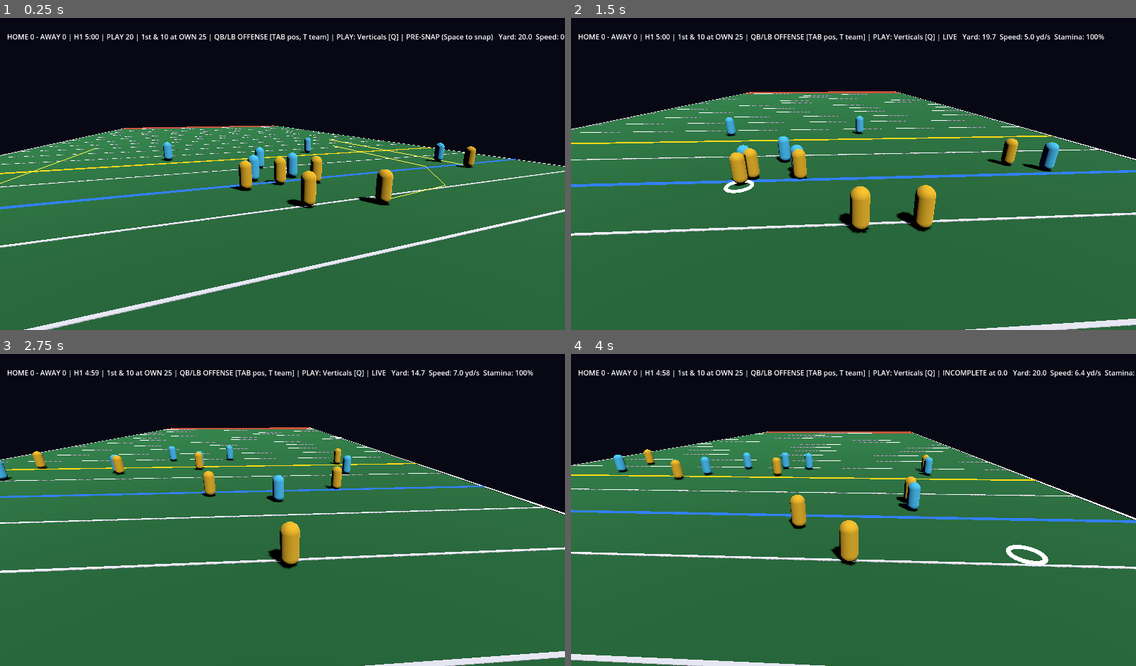
Above: before the commit, frames 1-4 (two rows, left to right).
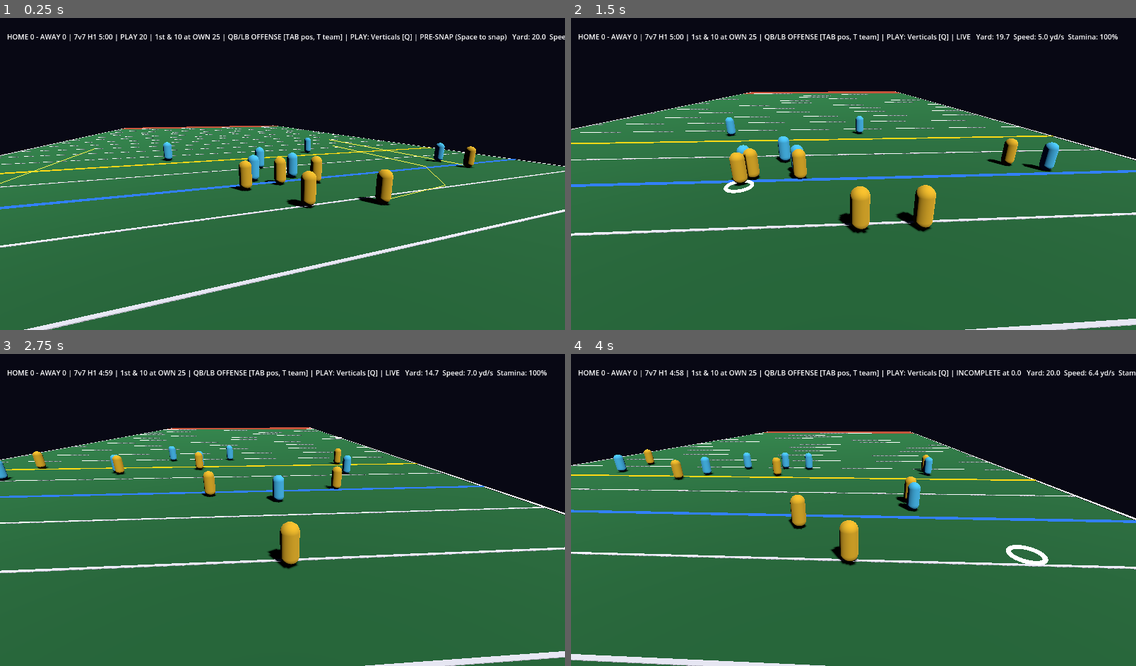
Above: after the commit, the same moments.

Repository: ZeratulAuditore/CraterBowl
Game: Godot game, scene res://scenes/main.tscn
The game is run twice, just before and just after one commit, with the same random seed, the same clock (stepped at 60 frames per second) and the same inputs.
Inputs (mouse positions are in pixels of both pictures, inside the frame that each line leads up to):
- Up to frame 1 (0.25 s): no input
- Up to frame 2 (1.5 s): tap Enter at 0.5 s; move the mouse to (977, 155) at 0.52 s; hold D 0.53-1.28 s; tap 1 at 0.6 s; click (977, 155) at 0.67 s; tap Space at 0.77, 1.07 s; tap 2 at 0.8, 1.35 s; move the mouse to (740, 186) at 1.27 s; hold S from 1.28 s (still down)
- Up to frame 3 (2.75 s): tap Space at 1.52, 1.82, 2.3 s; tap R at 1.55, 2.1 s; move the mouse to (339, 438) at 2.02 s; release S at 2.03 s; hold D from 2.03 s (still down)
- Up to frame 4 (4 s): move the mouse to (825, 572) at 2.77 s; release D at 2.78 s; hold W 2.78-3.53 s; tap Space at 2.85, 3.02, 3.32, 3.77 s; click (825, 572) at 2.92 s; tap 1 at 3.05, 3.6 s; move the mouse to (1023, 553) at 3.52 s; hold A from 3.53 s (still down); tap 2 at 3.8 s

The runs differ from the first frame. In frame 1, 1.1% of the frame differs, in the area x 13-100%, y 5-8%; in frame 2, 1.0%; in frame 3, 1.0%; in frame 4, 1.1%.

Commit message:
iter 016: A15 3v3/5v5/7v7 match sizes, scaled fields, goal-relative rules
Co-Authored-By: Claude Opus 5.5 <noreply@anthropic.com>

Diff:
--- a/src/game/main.gd
+++ b/src/game/main.gd
@@ -18,6 +18,7 @@
 const Roster := preload("res://src/sim/roster.gd")
 const LOCAL_PLAYER := 1      # the local human's player id (= host peer id online)
 const Routes := preload("res://src/sim/routes.gd")
+const MatchConfig := preload("res://src/sim/match_config.gd")
 const T := preload("res://src/sim/tuning.gd")
 const ARC_DOTS := 24
 
@@ -41,6 +42,9 @@
 var banner_t := 0.0
 var series: Match
 var roster := Roster.new()
+var match_size := 7
+var field_root: Node3D
+var athlete_root: Node3D
 var my_id := -1          # the human's athlete (QB on offense, LB on defense)
 var dead_t := 0.0
 var auto_next := true
@@ -63,15 +67,10 @@
 
 func _ready() -> void:
 	_build_environment()
-	_build_field()
-	_spawn_teams()
+	_build_ball_view()
 	_build_aim_visuals()
-	series = Match.new(world)
-	series.start(0, 25.0)
-	world.event.connect(_on_world_event)
+	configure(MatchConfig.normalize(_cli_args().get("size", 7)))
 	_setup_net()
-	los_marker = _marker(Color(0.2, 0.5, 1.0), "LOSMarker")
-	fd_marker = _marker(Color(1.0, 0.85, 0.1), "FirstDownMarker")
 	route_lines = MeshInstance3D.new()
 	route_lines.name = "RouteLines"
 	route_lines.mesh = route_mesh
@@ -94,17 +93,50 @@
 	layer.add_child(hud)
 	add_child(layer)
 
+## (Re)build the whole match for a size: field, roster, sim, views. Used at start,
+## and on clients when the host's size differs.
+func configure(size: int) -> void:
+	match_size = MatchConfig.normalize(size)
+	for r in [field_root, athlete_root]:
+		if r:
+			remove_child(r)
+			r.queue_free()
+	field_root = Node3D.new()
+	field_root.name = "FieldRoot"
+	add_child(field_root)
+	athlete_root = Node3D.new()
+	athlete_root.name = "AthleteRoot"
+	add_child(athlete_root)
+	world = World.new()
+	field = world.field
+	roster = Roster.new()
+	ai = AI.new()
+	predictor = Predictor.new()
+	interp = Interp.new()
+	views = []
+	_spawn_teams()
+	_build_field()
+	series = Match.new(world)
+	series.start(0)
+	world.event.connect(_on_world_event)
+	los_marker = _marker(Color(0.2, 0.5, 1.0), "LOSMarker")
+	fd_marker = _marker(Color(1.0, 0.85, 0.1), "FirstDownMarker")
+	for v in views:
+		v.sync()
+
 func _spawn_teams() -> void:
-	roster.build(world)
+	roster.build(world, match_size)
 	for a in world.athletes:
 		var v := PlayerNode.new()
 		v.name = "Athlete%d" % a.id
 		v.setup(a, TEAM_COLORS[a.team])
-		add_child(v)
+		athlete_root.add_child(v)
 		views.append(v)
 	my_id = roster.auto_assign(LOCAL_PLAYER)
 	controlled_id = my_id
 	player = views[controlled_id]
+
+func _build_ball_view() -> void:
 	ball_view = MeshInstance3D.new()
 	ball_view.name = "Ball"
 	var sm := SphereMesh.new()
@@ -220,6 +252,7 @@
 	if args.has("host"):
 		if args.has("playclock"):  # test/debug: shorten the first play clock
 			series.clock.play_clock = float(args["playclock"])
+		net.match_size = match_size
 		var err := net.host(port, func(peer): return roster.auto_assign(peer), func(peer): roster.release(peer))
 		print("NET host on %d: %s" % [port, error_string(err)])
 	else:
@@ -232,6 +265,8 @@
 
 ## Client: server (re)assigned our athlete (join, position change, team swap).
 func _on_assigned(aid: int) -> void:
+	if net.host_size != match_size:
+		configure(net.host_size)
 	my_id = aid
 	predictor = Predictor.new()
 	set_controlled(aid)
@@ -313,7 +348,7 @@
 	bm.material = m
 	mi.mesh = bm
 	mi.name = n
-	add_child(mi)
+	field_root.add_child(mi)
 	return mi
 
 func next_play() -> void:
@@ -451,7 +486,7 @@
 	banner_t = maxf(0.0, banner_t - delta)
 	if banner_t > 0.0:
 		phase_name = banner + "  " + phase_name
-	var clock_txt: String = series.clock.label()
+	var clock_txt: String = "%dv%d %s" % [match_size, match_size, series.clock.label()]
 	if world.phase == World.Phase.PRESNAP:
 		clock_txt += " | PLAY %d" % int(ceil(series.clock.play_clock))
 	if series.is_final():
@@ -487,7 +522,7 @@
 	mi.mesh = bm
 	mi.position = center
 	mi.name = n
-	add_child(mi)
+	field_root.add_child(mi)
 
 func _build_field() -> void:
 	var total := field.length + field.endzone_depth * 2.0
--- a/src/net/net_session.gd
+++ b/src/net/net_session.gd
@@ -23,6 +23,8 @@
 var inputs := {}               # server: athlete_id -> sanitized input
 var actions: Array = []        # server: [[peer_id, athlete_id, action], ...] pending
 var my_athlete := -1           # client
+var match_size := 7            # server: sent in welcome
+var host_size := 7             # client: host's match size from welcome
 var last_snapshot_tick := -1
 
 func _ready() -> void:
@@ -73,7 +75,7 @@
 	if peer_athlete.has(id):
 		inputs.erase(peer_athlete[id])
 	peer_athlete[id] = aid
-	_send(id, {"k": "welcome", "aid": aid}, true)
+	_send(id, {"k": "welcome", "aid": aid, "size": match_size}, true)
 
 func _on_peer_disconnected(id: int) -> void:
 	if peer_athlete.has(id):
@@ -131,6 +133,8 @@
 		"welcome":
 			if mode == Mode.CLIENT and from == 1:
 				my_athlete = int(msg.get("aid", -1))
+				var sz = msg.get("size", 7)
+				host_size = int(sz) if (sz is int and (sz == 3 or sz == 5 or sz == 7)) else 7
 				welcomed.emit(my_athlete)
 		"snap":
 			if mode == Mode.CLIENT and from == 1 and int(msg.get("t", -1)) > last_snapshot_tick:
--- a/src/sim/downs.gd
+++ b/src/sim/downs.gd
@@ -2,7 +2,9 @@
 ## Downs rules engine. Offense-frame yards: 0 = offense's own goal line,
 ## 100 = opponent goal line. Pure + deterministic.
 
-const GOAL := 100.0
+const GOAL := 100.0   # default; real goal is `goal` (field length)
+
+var goal := GOAL
 
 var offense_team := 0
 var down := 1
@@ -13,27 +15,27 @@
 	offense_team = team
 	down = 1
 	los = at
-	first_down_y = minf(at + 10.0, GOAL)
+	first_down_y = minf(at + 10.0, goal)
 
 func distance() -> float:
 	return first_down_y - los
 
 func is_goal_to_go() -> bool:
-	return first_down_y >= GOAL
+	return first_down_y >= goal
 
 ## result: {"type": "tackle"|"out_of_bounds"|"incomplete", "spot": float (offense frame)}
 ## Returns {"outcome": "first_down"|"next_down"|"turnover_on_downs", ...}
 func apply(result: Dictionary) -> Dictionary:
 	var spot := los
 	if result.get("type", "") != "incomplete":
-		spot = clampf(result.get("spot", los), 1.0, GOAL - 1.0)
+		spot = clampf(result.get("spot", los), 1.0, goal - 1.0)
 	if spot >= first_down_y:
 		reset(offense_team, spot)
 		return {"outcome": "first_down", "los": los}
 	down += 1
 	los = spot
 	if down > 4:
-		reset(1 - offense_team, GOAL - spot)
+		reset(1 - offense_team, goal - spot)
 		return {"outcome": "turnover_on_downs", "los": los, "offense": offense_team}
 	return {"outcome": "next_down", "los": los, "down": down}
 
@@ -43,5 +45,6 @@
 func label() -> String:
 	var dist := "Goal" if is_goal_to_go() else str(maxi(1, int(round(distance()))))
 	var yl := int(round(los))
-	var where := ("OWN %d" % yl) if yl <= 50 else ("OPP %d" % (100 - yl))
+	var g := int(round(goal))
+	var where := ("OWN %d" % yl) if yl <= g / 2 else ("OPP %d" % (g - yl))
 	return "%s & %s at %s" % [ordinal(down), dist, where]
--- a/src/sim/match.gd
+++ b/src/sim/match.gd
@@ -7,8 +7,8 @@
 
 const TD_POINTS := 6
 const SAFETY_POINTS := 2
-const TRY_LOS := {1: 97.0, 2: 90.0}   # 1 pt from the 3, 2 pts from the 10
-const KICKOFF_LOS := 25.0
+const TRY_DIST := {1: 3.0, 2: 10.0}   # 1 pt from the 3, 2 pts from the 10
+const KICKOFF_FRACTION := 0.25        # receive at 25% of the field (own 25 on 100 yd)
 
 enum State { SCRIMMAGE, TRY }
 
@@ -26,9 +26,22 @@
 
 func _init(w: World) -> void:
 	world = w
+	downs.goal = w.field.length
 	world.event.connect(_on_world_event)
 
-func start(offense: int = 0, los: float = 25.0) -> void:
+func goal() -> float:
+	return world.field.length
+
+func try_los(points: int) -> float:
+	return goal() - TRY_DIST[points]
+
+func kickoff_los() -> float:
+	return roundf(goal() * KICKOFF_FRACTION)
+
+func start(offense: int = 0, los: float = -1.0) -> void:
+	downs.goal = goal()
+	if los < 0.0:
+		los = kickoff_los()
 	state = State.SCRIMMAGE
 	opening_receiver = offense
 	clock.reset()
@@ -47,10 +60,10 @@
 
 ## During try presnap: choose 1 (from the 3) or 2 (from the 10).
 func choose_try(points: int) -> bool:
-	if state != State.TRY or world.phase != World.Phase.PRESNAP or not TRY_LOS.has(points):
+	if state != State.TRY or world.phase != World.Phase.PRESNAP or not TRY_DIST.has(points):
 		return false
 	try_points = points
-	downs.los = TRY_LOS[points]
+	downs.los = try_los(points)
 	world.setup_formation(downs.los)
 	return true
 
@@ -60,8 +73,8 @@
 
 func _kickoff(receiving: int) -> Dictionary:
 	state = State.SCRIMMAGE
-	downs.reset(receiving, KICKOFF_LOS)
-	return {"outcome": "kickoff", "los": KICKOFF_LOS, "offense": receiving}
+	downs.reset(receiving, kickoff_los())
+	return {"outcome": "kickoff", "los": downs.los, "offense": receiving}
 
 ## Advance clocks; auto-snap when the play clock expires.
 func tick(dt: float) -> void:
@@ -102,15 +115,15 @@
 		state = State.TRY
 		try_points = 1
 		downs.down = 1
-		downs.los = TRY_LOS[1]
-		downs.first_down_y = Downs.GOAL
+		downs.los = try_los(1)
+		downs.first_down_y = goal()
 		last_outcome = {"outcome": "try", "los": downs.los}
 	elif r["type"] != "incomplete" and r_team != off:
 		# Takeaway: new offense from the mirrored spot; downed in own end zone -> touchback.
-		var spot := 100.0 - float(r["spot"])
+		var spot := goal() - float(r["spot"])
 		if spot <= 0.0:
-			spot = KICKOFF_LOS
-		downs.reset(r_team, clampf(spot, 1.0, 99.0))
+			spot = kickoff_los()
+		downs.reset(r_team, clampf(spot, 1.0, goal() - 1.0))
 		last_outcome = {"outcome": "turnover", "los": downs.los, "offense": r_team}
 	elif r["type"] != "incomplete" and r.get("spot", 1.0) < 0.0:
 		_award(def, SAFETY_POINTS, "safety")
--- /dev/null
+++ b/src/sim/match_config.gd
@@ -0,0 +1,20 @@
+extends RefCounted
+## Match size presets. Pure.
+
+const SIZES := {
+	3: {"slots": 3, "length": 60.0, "width": 30.0, "endzone": 8.0},
+	5: {"slots": 5, "length": 80.0, "width": 40.0, "endzone": 10.0},
+	7: {"slots": 7, "length": 100.0, "width": 53.33, "endzone": 10.0},
+}
+
+static func normalize(size) -> int:
+	return int(size) if SIZES.has(int(size)) else 7
+
+static func get_config(size) -> Dictionary:
+	return SIZES[normalize(size)]
+
+static func apply_field(field, size) -> void:
+	var c := get_config(size)
+	field.length = c["length"]
+	field.width = c["width"]
+	field.endzone_depth = c["endzone"]
--- a/src/sim/roster.gd
+++ b/src/sim/roster.gd
@@ -9,17 +9,26 @@
 	[R.QB, 0.0, R.LB, 0.0], [R.WR, -18.0, R.CB, -18.0], [R.WR, 18.0, R.CB, 18.0], [R.RB, 4.0, R.S, -8.0],
 	[R.C, 0.0, R.DL, -1.5], [R.OL, -2.5, R.DL, 1.5], [R.OL, 2.5, R.S, 8.0],
 ]
+const MatchConfig := preload("res://src/sim/match_config.gd")
+const BASE_WIDTH := 53.33
 const ROLE_NAMES := {R.QB: "QB", R.C: "C", R.WR: "WR", R.RB: "RB", R.LB: "LB", R.CB: "CB", R.S: "S", R.OL: "OL", R.DL: "DL"}
 
 var slots: Array = []   # [{team, athlete_id, owner, off_role, def_role}]
 
-## Create both teams' athletes in `world` and their slots.
-func build(world) -> void:
+var size := 7
+
+## Create both teams' athletes in `world` and their slots for a match size
+## (also sizes the field).
+func build(world, match_size: int = 7) -> void:
+	size = MatchConfig.normalize(match_size)
+	MatchConfig.apply_field(world.field, size)
 	var cx: float = world.field.width / 2.0
+	var k: float = world.field.width / BASE_WIDTH
 	slots.clear()
 	for t in 2:
-		for p in PAIRS:
-			var a = world.add_two_way(t, p[0], cx + p[1], p[2], cx + p[3])
+		for i in MatchConfig.get_config(size)["slots"]:
+			var p: Array = PAIRS[i]
+			var a = world.add_two_way(t, p[0], cx + p[1] * k, p[2], cx + p[3] * k)
 			slots.append({"team": t, "athlete_id": a.id, "owner": -1, "off_role": p[0], "def_role": p[2]})
 
 func slot_of_player(player: int) -> int:
--- a/src/sim/world.gd
+++ b/src/sim/world.gd
@@ -90,6 +90,8 @@
 		qb.position.x = cx
 	if c:
 		ball.hold(c.id)
+	elif qb:
+		ball.hold(qb.id)   # no center (3v3): QB starts with the ball
 	forward_pass_thrown = false
 	last_thrower_id = -1
 	_snap_to_id = -1
@@ -140,7 +142,21 @@
 		return false
 	var c := find_role(offense_team, Athlete.Role.C)
 	var qb := find_role(offense_team, Athlete.Role.QB)
-	if c == null or qb == null or not ball.is_held_by(c.id):
+	if qb == null:
+		return false
+	if c == null:
+		if not ball.is_held_by(qb.id):
+			return false
+		_snap_to_id = -1
+		route_paths = {}
+		for id in route_of:
+			var ra := get_athlete(id)
+			route_paths[id] = Routes.path_for(route_of[id], ra.position, field.width)
+		phase = Phase.LIVE
+		event.emit("snap", {"qb": qb.id})
+		event.emit("snap_received", {"qb": qb.id})
+		return true
+	if not ball.is_held_by(c.id):
 		return false
 	ball.state = Ball.State.IN_FLIGHT
 	ball.holder_id = -1
--- a/tests/game_flow.gd
+++ b/tests/game_flow.gd
@@ -26,11 +26,8 @@
 	root.add_child(main)
 	main.auto_next = false
 	# scripted steps drive play changes; auto-advance checked at the end
-	main.world.event.connect(func(n, d): if n == "catch": caught_by = d["by"])
-	main.world.event.connect(func(n, d): if n == "tackle" and caught_by >= 0: tackled = true)
-	main.world.event.connect(func(n, _d): if n == "interception": picked = true)
 	steps = [
-		[2, func(): main.series.match_event.connect(func(_n, _d): series_events += 1)],  # series exists after _ready
+		[2, func(): _connect_listeners()],  # world/series are (re)built in main._ready -> connect after
 		[5, func(): check(main.world.phase == main.World.Phase.PRESNAP, "starts presnap")],
 		[6, func(): check(main.world.snap(), "snap")],
 		[40, func(): check(main.world.ball.is_held_by(main.controlled_id), "QB has ball")],
@@ -91,6 +88,10 @@
 		# A14: you're on defense vs a bot offense -> bots call a play and snap on their own
 		[4301, func(): check(main.world.get_athlete(main.my_id).team != main.world.offense_team, "human on defense"); check(main.world.phase == main.World.Phase.PRESNAP, "presnap")],
 		[4301 + int(60 * 2.5) + 10, func(): check(main.world.phase != main.World.Phase.PRESNAP, "bot offense snapped by itself")],
+		# A15: rebuild as 3v3 in place
+		[4500, func(): main.configure(3)],
+		[4502, func(): check(main.world.athletes.size() == 6 and main.athlete_root.get_child_count() == 6, "3v3: 6 athletes + views"); check(absf(main.field.width - 30.0) < 0.01, "3v3 field width 30"); check(main.hud.text.find("3v3") >= 0, "HUD shows 3v3")],
+		[4503, func(): var qb = main.world.find_role(0, main.Athlete.Role.QB); check(main.world.ball.is_held_by(qb.id), "3v3: QB starts with the ball"); check(main.world.snap(), "3v3 snap")],
 	]
 
 ## First receiver not controlled by the human (humans don't auto-run routes).
@@ -107,6 +108,12 @@
 		if a.id != cb.id and a.position.distance_to(Vector2(50, 60)) < 6.0:
 			a.position.x = 30.0
 	cb.position = Vector2(50, 60)
+
+func _connect_listeners() -> void:
+	main.series.match_event.connect(func(_n, _d): series_events += 1)
+	main.world.event.connect(func(n, d): if n == "catch": caught_by = d["by"])
+	main.world.event.connect(func(n, d): if n == "tackle" and caught_by >= 0: tackled = true)
+	main.world.event.connect(func(n, _d): if n == "interception": picked = true)
 
 func _force_dead_if_live() -> void:
 	if main.world.phase != main.World.Phase.DEAD:
--- a/tests/net_client.gd
+++ b/tests/net_client.gd
@@ -81,6 +81,7 @@
 	if f == 1100 or (bad_snap_sent_at > 0 and f == bad_snap_sent_at + 91):
 		check(aid >= 0, "welcomed with athlete %d" % aid)
 		check(first_team == 1, "joiner initially placed on the opponent team")
+		check(main.match_size == 5 and main.world.athletes.size() == 10, "client adopted host's 5v5 (%d athletes)" % main.world.athletes.size())
 		check(snaps > 20, "receiving snapshots (%d)" % snaps)
 		check(max_dx > 2.0, "own input moved own athlete on server (dx %.1f)" % max_dx)
 		check(lead_samples > 10, "own athlete predicted ahead of server state (%d frames)" % lead_samples)
--- /dev/null
+++ b/tests/test_match_sizes.gd
@@ -0,0 +1,105 @@
+extends "res://tests/test_case.gd"
+
+const World := preload("res://src/sim/world.gd")
+const Match := preload("res://src/sim/match.gd")
+const Roster := preload("res://src/sim/roster.gd")
+const MatchConfig := preload("res://src/sim/match_config.gd")
+const Downs := preload("res://src/sim/downs.gd")
+const Athlete := preload("res://src/sim/athlete.gd")
+const AI := preload("res://src/sim/ai.gd")
+const DT := 1.0 / 60.0
+const R := Athlete.Role
+
+func _match(size: int) -> Match:
+	var w := World.new()
+	Roster.new().build(w, size)
+	var m := Match.new(w)
+	m.start(0)
+	return m
+
+func test_configs() -> void:
+	assert_eq(MatchConfig.get_config(3)["slots"], 3)
+	assert_eq(MatchConfig.get_config(5)["slots"], 5)
+	assert_eq(MatchConfig.get_config(7)["slots"], 7)
+	assert_eq(MatchConfig.normalize(9), 7, "unknown -> 7")
+	assert_near(MatchConfig.get_config(5)["length"], 80.0)
+
+func test_3v3_roster() -> void:
+	var m := _match(3)
+	var w := m.world
+	assert_eq(w.athletes.size(), 6, "3 per team")
+	assert_true(w.find_role(0, R.C) == null, "no center")
+	for a in w.athletes:
+		assert_true(a.home_x > 0.5 and a.home_x < w.field.width - 0.5, "inside width (x=%.1f)" % a.home_x)
+	assert_near(w.field.width, 30.0)
+
+func test_no_center_snap() -> void:
+	var m := _match(3)
+	var w := m.world
+	var qb := w.find_role(0, R.QB)
+	assert_true(w.ball.is_held_by(qb.id), "QB holds presnap")
+	assert_true(w.snap(), "snap")
+	assert_eq(w.phase, World.Phase.LIVE)
+	assert_true(w.ball.is_held_by(qb.id), "QB still holds")
+	assert_true(not w.route_paths.is_empty(), "routes computed")
+
+func test_downs_goal_80() -> void:
+	var d := Downs.new()
+	d.goal = 80.0
+	d.reset(0, 60.0)
+	assert_eq(d.label(), "1st & 10 at OPP 20")
+	d.reset(0, 72.0)
+	assert_true(d.is_goal_to_go(), "& goal")
+	d.reset(0, 50.0)
+	for i in 3: d.apply({"type": "incomplete"})
+	d.apply({"type": "tackle", "spot": 52.0})
+	assert_near(d.los, 28.0, 0.001, "mirrored 80 - 52")
+
+func test_match_on_60_field() -> void:
+	var m := _match(3)
+	var w := m.world
+	assert_near(w.los_y, 15.0, 0.001, "kickoff at 25% of 60")
+	w.snap()
+	w.carrier().position = Vector2(15, 61)
+	w.step({}, DT)
+	var out := m.next_play()
+	assert_eq(out["outcome"], "try", "TD past 60")
+	assert_near(w.los_y, 57.0, 0.001, "1-pt try from the 3")
+	assert_true(m.choose_try(2))
+	assert_near(w.los_y, 50.0, 0.001, "2-pt try from the 10")
+
+func _bot_game(size: int) -> Dictionary:
+	var m := _match(size)
+	var w := m.world
+	var ai := AI.new()
+	var plays := 0
+	var longest := 0.0
+	var play_t := 0.0
+	var dead_t := 0.0
+	for i in int(120.0 / DT):
+		m.tick(DT)
+		ai.presnap_tick(w, [], DT, m.downs.down, m.downs.distance())
+		w.step(ai.think(w, []), DT)
+		if w.phase == World.Phase.LIVE:
+			play_t += DT
+			longest = maxf(longest, play_t)
+		elif w.phase == World.Phase.DEAD:
+			dead_t += DT
+			if dead_t > 0.5:
+				m.next_play()
+				plays += 1
+				play_t = 0.0
+				dead_t = 0.0
+	return {"plays": plays, "longest": longest, "score": m.score}
+
+func test_3v3_bot_game() -> void:
+	var r := _bot_game(3)
+	assert_true(r["plays"] >= 8, "plays %d" % r["plays"])
+	assert_true(r["longest"] < 25.0, "longest %.1f" % r["longest"])
+	print("    3v3 bots: %s" % str(r))
+
+func test_5v5_bot_game() -> void:
+	var r := _bot_game(5)
+	assert_true(r["plays"] >= 8, "plays %d" % r["plays"])
+	assert_true(r["longest"] < 25.0, "longest %.1f" % r["longest"])
+	print("    5v5 bots: %s" % str(r))
Not shown, changed: FEATURES.md
Not shown, changed: ITERATIONS.md
Not shown, added: docs/iterations/016-match-sizes.md
Not shown, changed: scripts/net_test.sh
